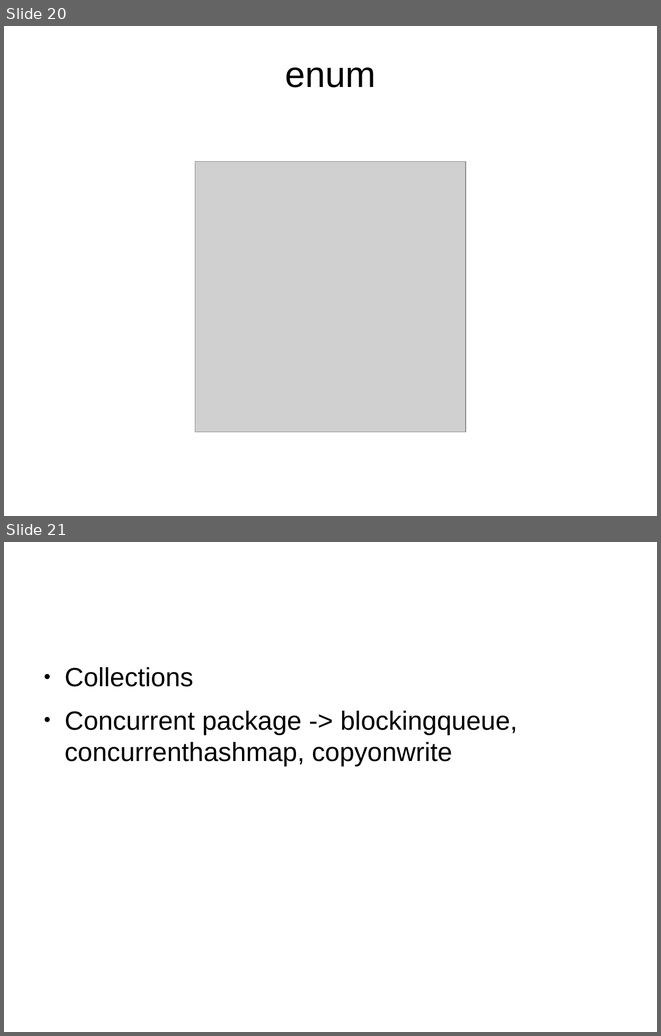
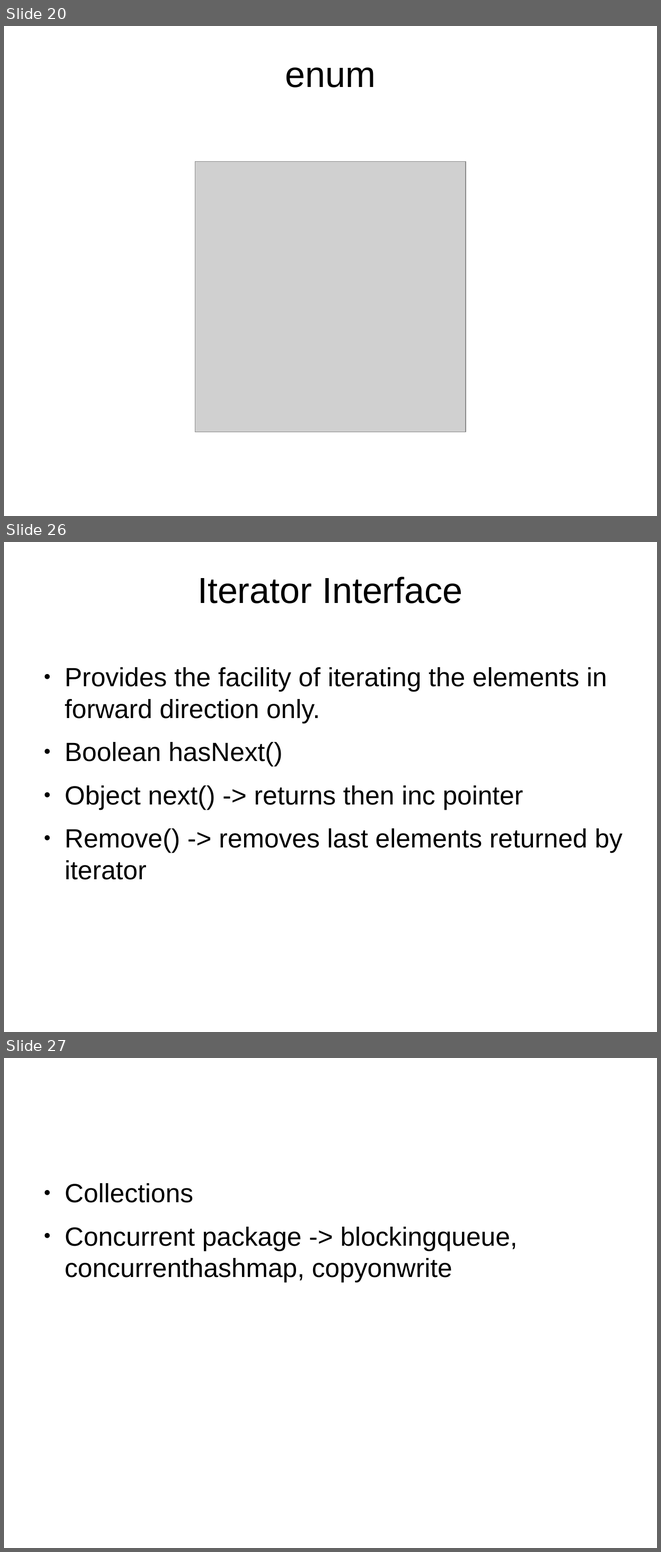
Before and after one commit to shikha-desai/Internship_PreWork, a slide deck: Java/Java_Notes.odp. Shown one above the other, each under a label of ours: slides 20 and 21 before the commit, slides 20, 26 and 27 after it; the slides between them are not shown. The pictures are 661x1036 and 661x1552 pixels, drawn with LibreOffice and Linux fonts; fonts in the diff are those of the drawing; grey boxes stand for pictures; background and template pictures are left out. Boxes give left, top, right and bottom in pixels: in the first picture for what was removed or moved away, otherwise in the second. Text is boxed around its words. In the diff, an @@ line names an element or a change of style, - is before the commit and + after.

```diff
--- a/Java/Java_Notes.odp
+++ b/Java/Java_Notes.odp
@@ slide 26 added at bbox=[4, 542, 657, 1032], background picture (left out) @@
@@ title added at bbox=[197, 576, 462, 603], 44 pt, text #000000 @@
+Iterator Interface
@@ text added at bbox=[64, 667, 623, 880], 32 pt, text #000000 @@
+● Provides the facility of iterating the elements in forward direction only.
+● Boolean hasNext()
+● Object next() -> returns then inc pointer
+● Remove() -> removes last elements returned by iterator
@@ what was slide 21 is now slide 27 @@
```
Also in this commit, not shown: 5 other slides added, 3 other files.
